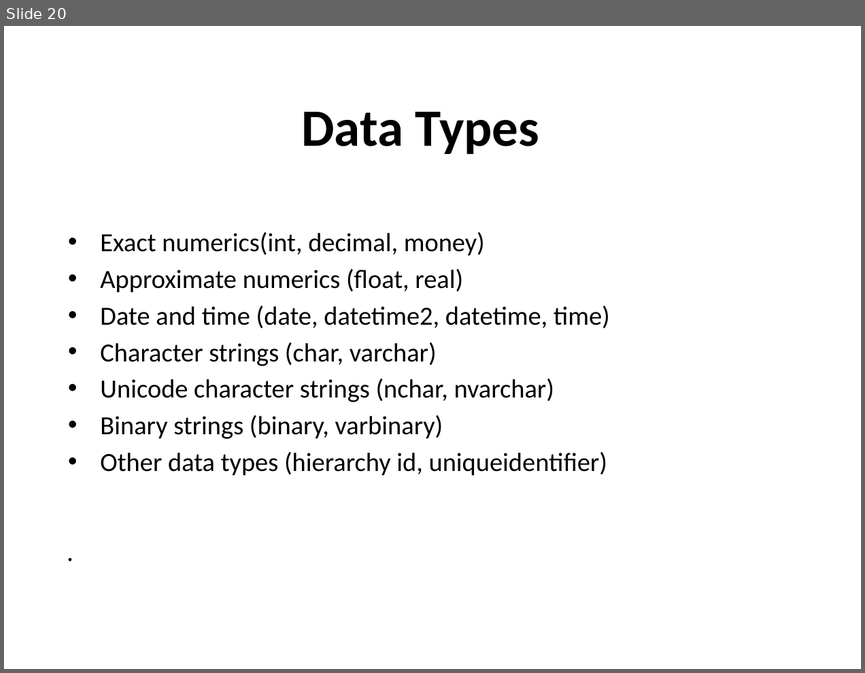
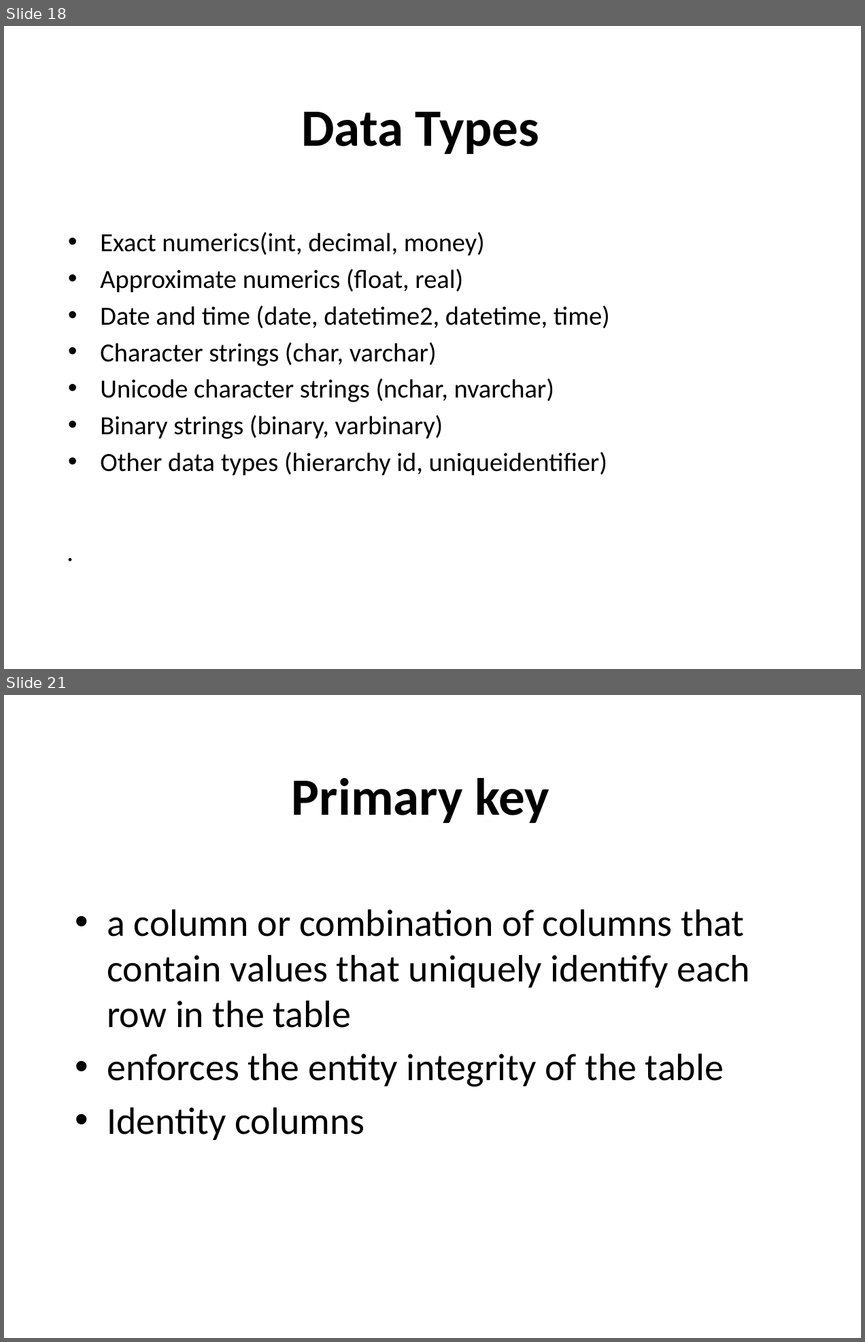
Before and after one commit to Flu10/Zero2Hero2016, a slide deck: presentation/SQL Z2H 2016.pptx. Shown one above the other, each under a label of ours: slide 20 before the commit, slides 18 and 21 after it; the slides between them are not shown. The pictures are 865x673 and 865x1342 pixels, drawn with LibreOffice and Linux fonts; fonts in the diff are those of the drawing; background and template pictures are left out. Boxes give left, top, right and bottom in pixels: in the first picture for what was removed or moved away, otherwise in the second. Text is boxed around its words. In the diff, an @@ line names an element or a change of style, - is before the commit and + after.

```diff
--- a/presentation/SQL Z2H 2016.pptx
+++ b/presentation/SQL Z2H 2016.pptx
@@ slide 21 added at [4,695,861,1338], background picture (left out) @@
@@ title added at [292,778,549,823], 44 pt, text #000000, bold @@
+Primary key
@@ text added at [107,909,750,1140], 32 pt, text #000000 @@
+• a column or combination of columns that contain values that uniquely identify each row in the table
+• enforces the entity integrity of the table
+• Identity columns
@@ what was slide 20 is now slide 18 @@
```
Also in this commit, not shown: 5 slides changed, 4 other slides added, 3 slides removed.
